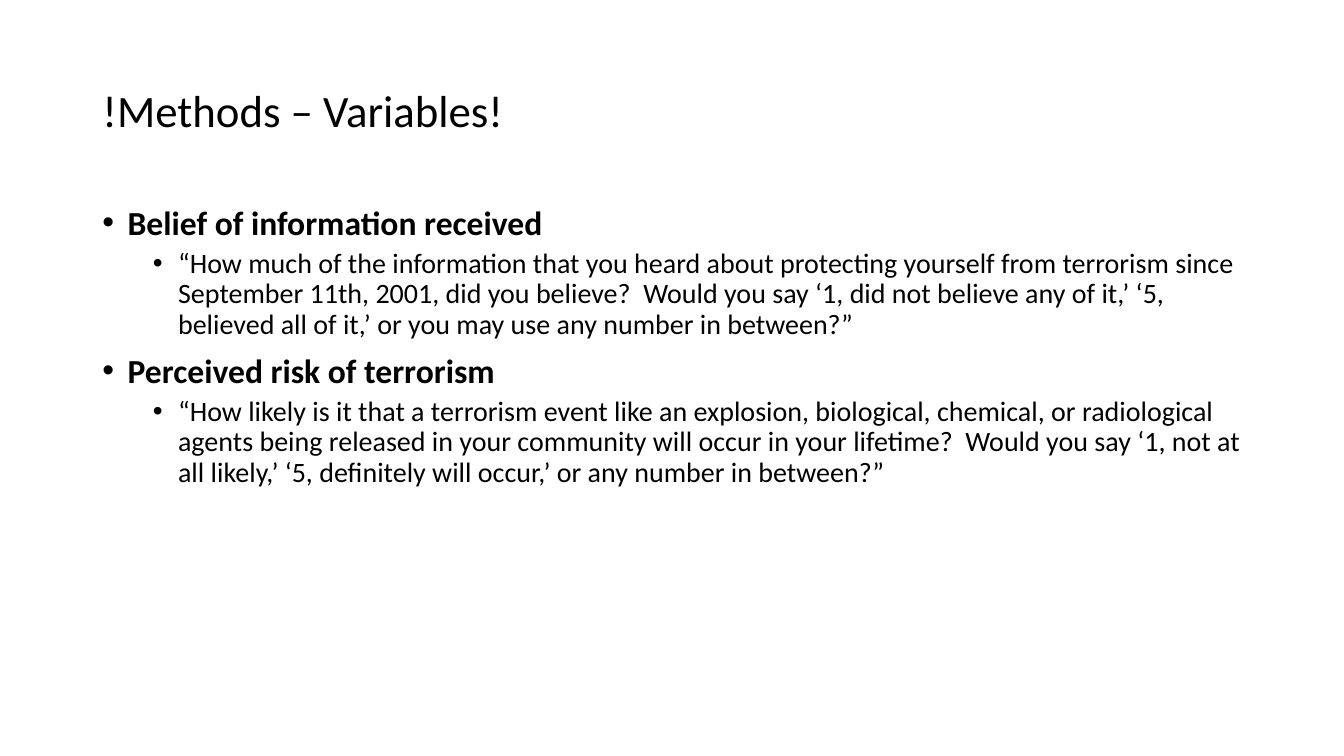
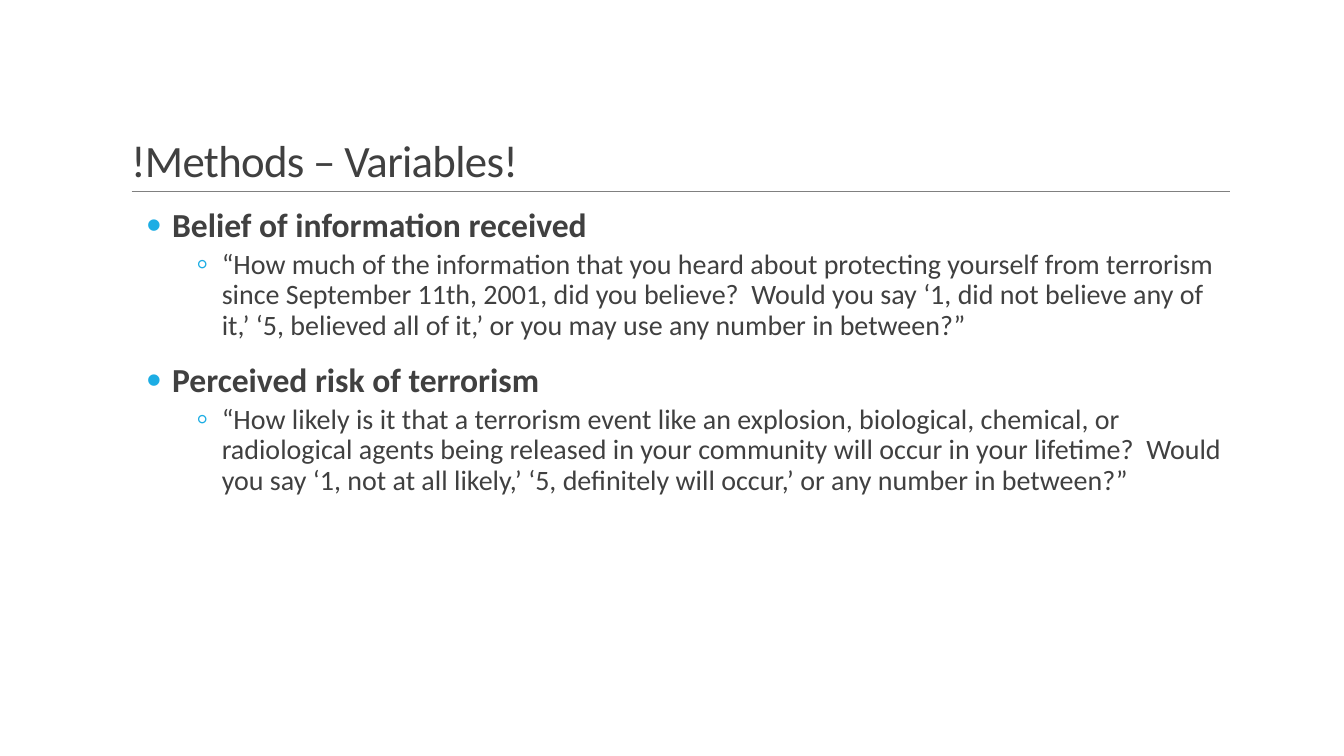
Before and after one commit to ska247/ADA-Final-Project, a slide deck: slide 11 of ADA Presentation (1).pptx. Drawn at 1344x756 pixels with LibreOffice and Linux fonts; fonts in the diff are those of the drawing; background and template pictures are left out. Boxes give left, top, right and bottom in pixels: in the first picture for what was removed or moved away, otherwise in the second. Text is boxed around its words. In the diff, an @@ line names an element or a change of style, - is before the commit and + after.

```diff
--- a/ADA Presentation (1).pptx
+++ b/ADA Presentation (1).pptx
@@ title "!Methods – Variables!" moved from (x1=102, y1=96, x2=503, y2=128) to (x1=131, y1=146, x2=518, y2=178) @@
@@ title "!Methods – Variables!" at (x1=131, y1=146, x2=518, y2=178): text colour #000000 to #404040, letter spacing 0 to -0.5 pt; line spacing 0.9 to 0.85; vertical alignment middle to bottom @@
@@ text "Belief of information received" moved from (x1=128, y1=211, x2=1240, y2=487) to (x1=172, y1=213, x2=1220, y2=495) @@
@@ text "Belief of information received" at (x1=172, y1=213, x2=1220, y2=495): text colour #000000 to #404040; indent changed; more space between paragraphs; bullet • to ◦ @@
@@ line added from (132, 192) to (1231, 192), #808080 0.5 pt @@
```
Also in this commit, not shown: 13 other slides changed.
